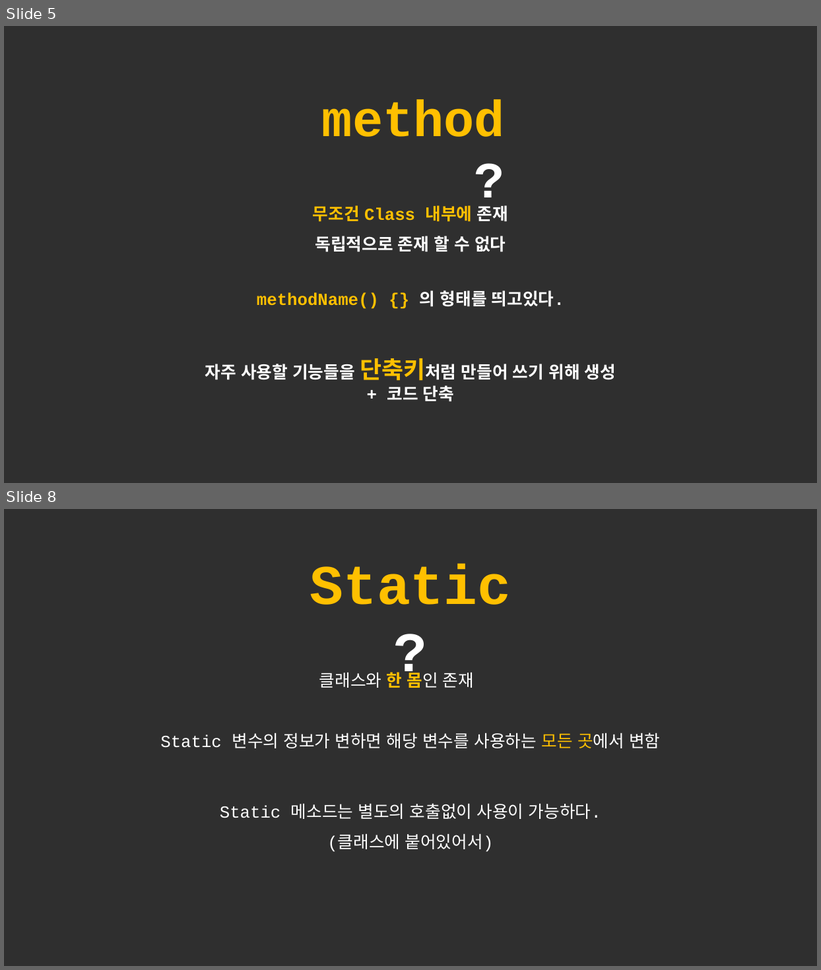
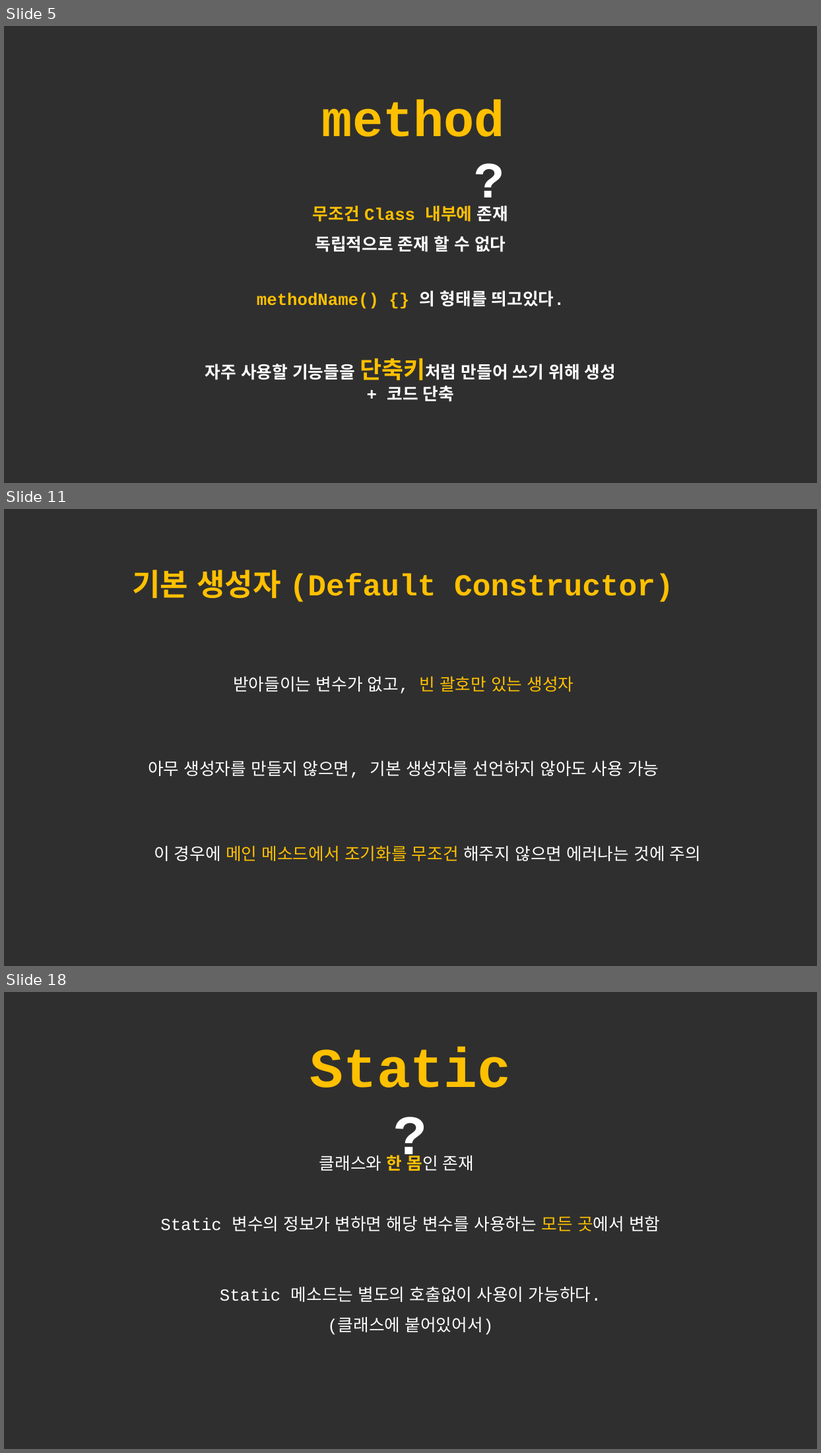
Before and after one commit to forwdevel/Full-Stack, a slide deck: 객체이론정리.pptx. Shown one above the other, each under a label of ours: slides 5 and 8 before the commit, slides 5, 11 and 18 after it; the slides between them are not shown. The pictures are 821x970 and 821x1453 pixels, drawn with LibreOffice and Linux fonts; fonts in the diff are those of the drawing. Boxes give left, top, right and bottom in pixels: in the first picture for what was removed or moved away, otherwise in the second. Text is boxed around its words. In the diff, an @@ line names an element or a change of style, - is before the commit and + after.

```diff
--- a/객체이론정리.pptx
+++ b/객체이론정리.pptx
@@ slide 11 added at <box>4,509,817,966</box>, background #2F2F2F @@
@@ text added at <box>132,570,674,602</box>, 36 pt, text #FFC000, bold @@
+기본 생성자 (Default Constructor)
@@ text added at <box>233,676,574,694</box>, 20 pt, text #FFFFFF @@
+받아들이는 변수가 없고, 빈 괄호만 있는 생성자
@@ text added at <box>148,760,659,778</box>, 20 pt, text #FFFFFF @@
+아무 생성자를 만들지 않으면, 기본 생성자를 선언하지 않아도 사용 가능
@@ text added at <box>154,846,701,861</box>, 20 pt, text #FFFFFF @@
+이 경우에 메인 메소드에서 조기화를 무조건 해주지 않으면 에러나는 것에 주의
@@ what was slide 8 is now slide 18 @@
```
Also in this commit, not shown: 2 slides changed, 9 other slides added, 1 slide removed.
